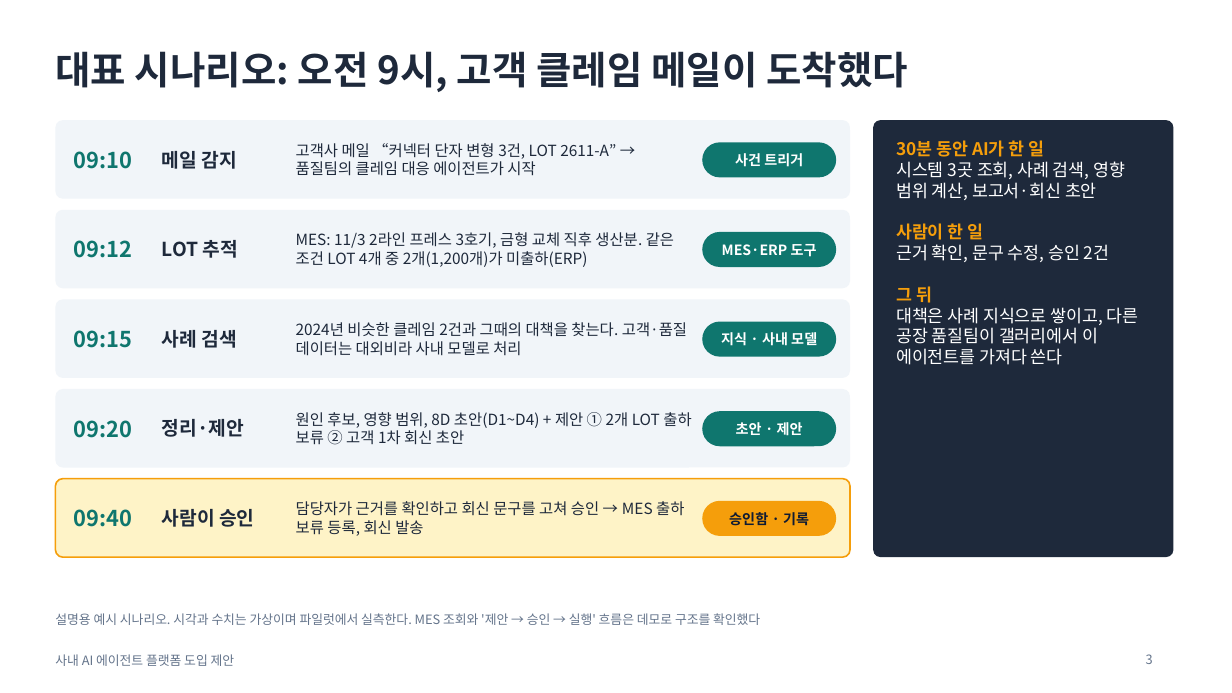
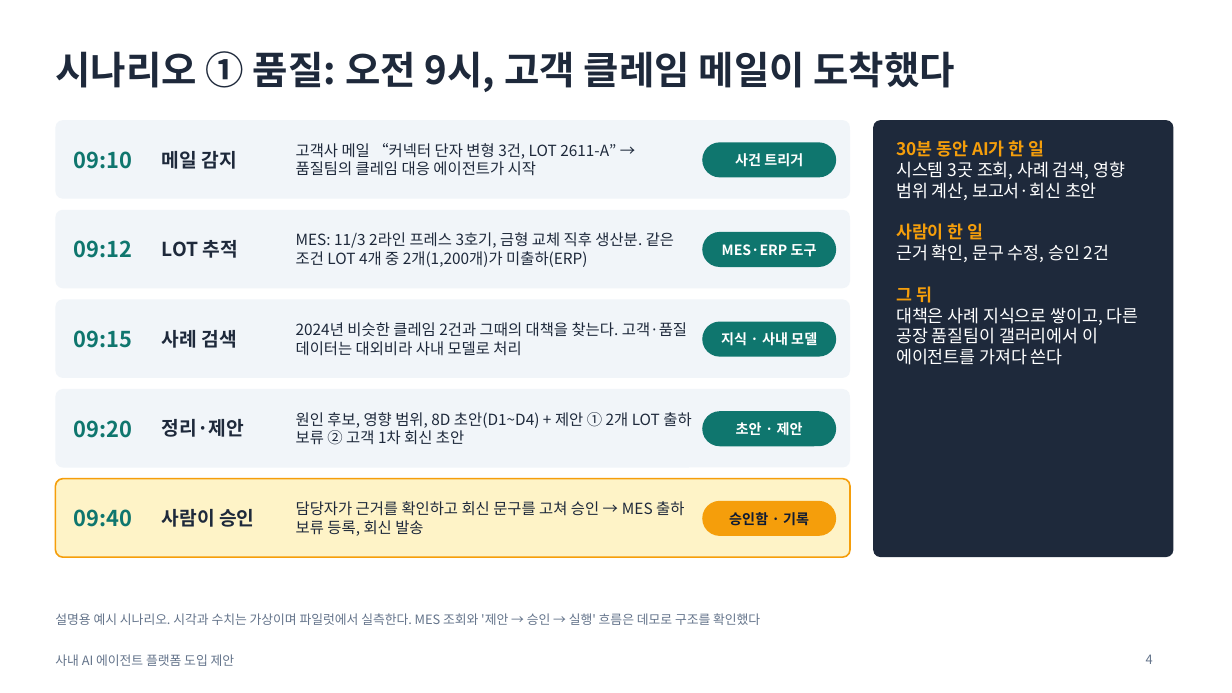
Before and after one commit to lucky-sugar-park/tech-review, a slide deck: slide 4 of proposal/ai-agent-platform-proposal-v2.pptx (slide 3 before the commit). Drawn at 1232x693 pixels with LibreOffice and Linux fonts; fonts in the diff are those of the drawing. Boxes give left, top, right and bottom in pixels: in the first picture for what was removed or moved away, otherwise in the second. Text is boxed around its words. In the diff, an @@ line names an element or a change of style, - is before the commit and + after.

```diff
--- a/proposal/ai-agent-platform-proposal-v2.pptx
+++ b/proposal/ai-agent-platform-proposal-v2.pptx
@@ title at [55,51,956,92]: text changed @@
-대표 시나리오: 오전 9시, 고객 클레임 메일이 도착했다
+시나리오 ① 품질: 오전 9시, 고객 클레임 메일이 도착했다
@@ page number at [1146,654,1153,664]: text changed @@
-3
+4
```
Also in this commit, not shown: 2 other slides changed, 1 slide added, 3 other files.
